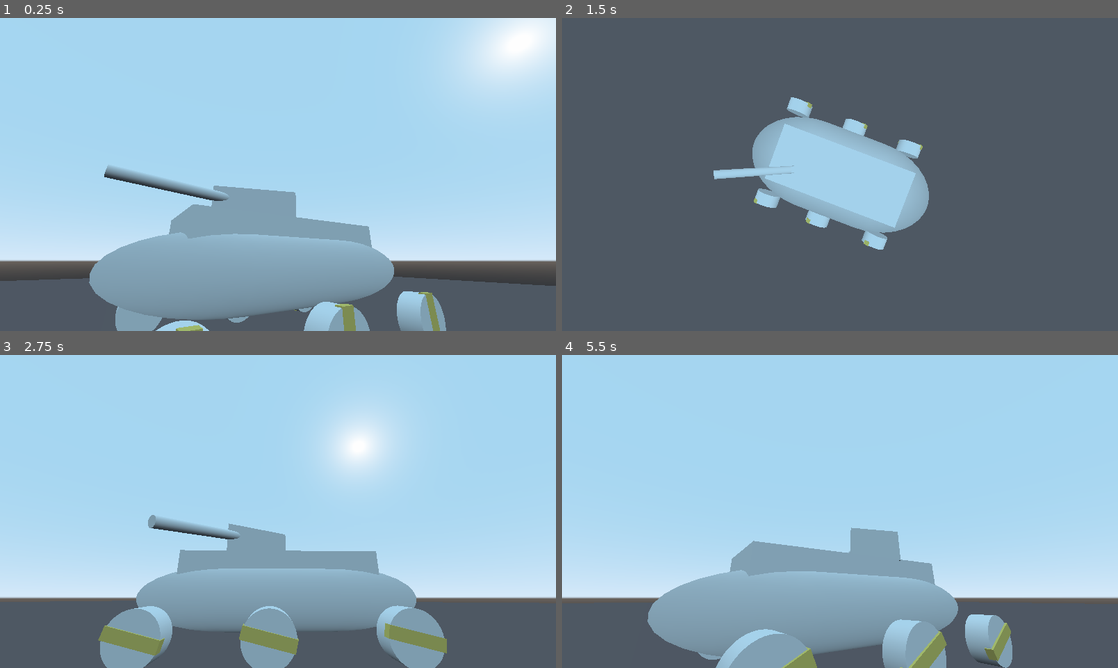
Above: before the commit, frames 1-4 (two rows, left to right).
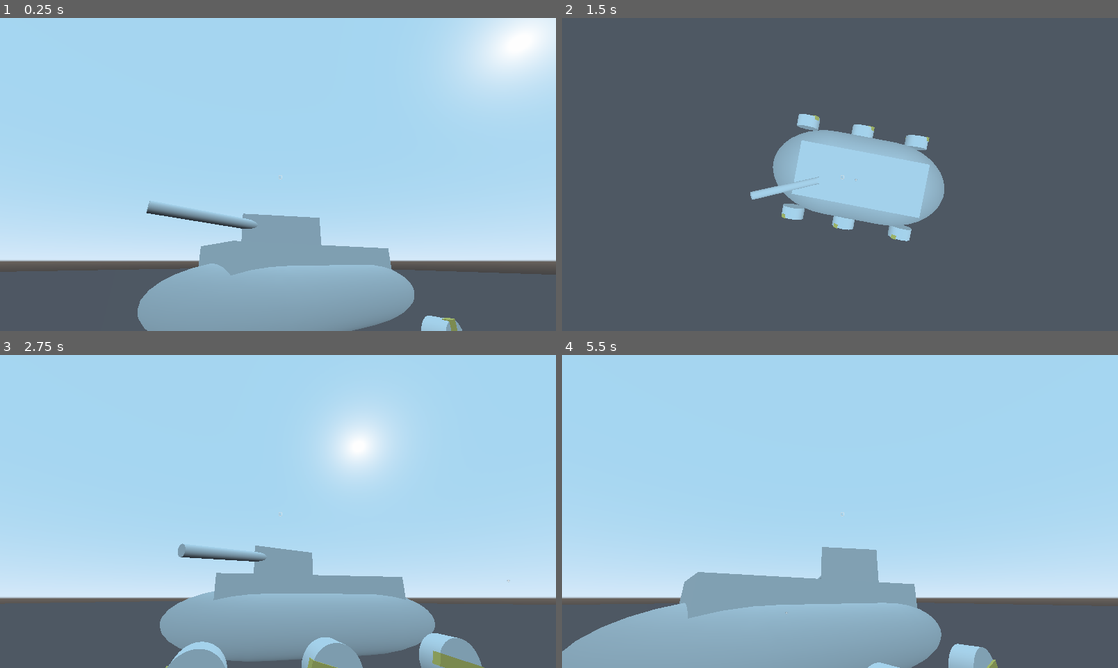
Above: after the commit, the same moments.

Repository: Lendevar/RAGTAG
Game: Godot game, scene res://Scenes/gameController.tscn
The game is run twice, just before and just after one commit, with the same random seed, the same clock (stepped at 60 frames per second) and the same inputs. Before the commit the project starts from res://Scenes/testPlane.tscn.
Inputs (mouse positions are in pixels of both pictures, inside the frame that each line leads up to):
- Up to frame 1 (0.25 s): no input
- Up to frame 2 (1.5 s): move the mouse to (962, 158) at 0.52 s; press the mouse at (962, 158) at 0.53 s; hold D (turn_right) 0.53-1.28 s; move the mouse to (728, 190) at 1.27 s; release the mouse at (728, 190) at 1.28 s; hold S (move_backward) from 1.28 s (still down); right-click (728, 190) at 1.35 s
- Up to frame 3 (2.75 s): click (166, 527) at 1.55 s; move the mouse to (333, 442) at 2.02 s; release S (move_backward) at 2.03 s; hold D (turn_right) from 2.03 s (still down); hold Mouse wheel down (scroll_down) from 2.03 s (still down); click (333, 442) at 2.3 s
- Up to frame 4 (5.5 s): move the mouse to (812, 574) at 2.77 s; release D (turn_right) at 2.78 s; release Mouse wheel down (scroll_down) at 2.78 s; hold W (move_forward) 2.78-3.53 s; tap Mouse wheel up (scroll_up) at 2.85 s; click (812, 574) at 3.05 s; move the mouse to (1006, 558) at 3.52 s; press the mouse at (1006, 558) at 3.53 s; hold A (turn_left) 3.53-5.03 s; move the mouse to (673, 464) at 4.27 s; release the mouse at (673, 464) at 4.28 s; click (673, 464) at 4.35 s; move the mouse to (867, 511) at 5.02 s; hold S (move_backward) from 5.03 s (still down); hold Right mouse button (mouse_right) from 5.03 s (still down); click (867, 511) at 5.3 s

The runs differ from the first frame. In frame 1, 15% of the frame differs, in the area x 0-100%, y 47-100%; in frame 2, 5.5%; in frame 3, 15%; in frame 4, 15%.

Commit message:
Made simple shooting, + minor changes to turning

Diff:
--- /dev/null
+++ b/Scenes/bullet.tscn
@@ -0,0 +1,18 @@
+[gd_scene load_steps=3 format=2]
+
+[sub_resource type="SphereMesh" id=2]
+
+[sub_resource type="SphereShape" id=3]
+radius = 0.120879
+
+[node name="bulletBody" type="RigidBody"]
+contacts_reported = 2
+contact_monitor = true
+
+[node name="MeshInstance" type="MeshInstance" parent="."]
+transform = Transform( 0.1, 0, 0, 0, 0.1, 0, 0, 0, 0.1, 0, 0, 0 )
+mesh = SubResource( 2 )
+material/0 = null
+
+[node name="CollisionShape" type="CollisionShape" parent="."]
+shape = SubResource( 3 )
--- /dev/null
+++ b/Scenes/gameController.tscn
@@ -0,0 +1,15 @@
+[gd_scene load_steps=5 format=2]
+
+[ext_resource path="res://Scenes/testPlane.tscn" type="PackedScene" id=1]
+[ext_resource path="res://Scenes/tankScene.tscn" type="PackedScene" id=2]
+[ext_resource path="res://gameController.gd" type="Script" id=3]
+[ext_resource path="res://Scenes/bullet.tscn" type="PackedScene" id=4]
+
+[node name="gameController" type="Spatial"]
+script = ExtResource( 3 )
+bulletScene = ExtResource( 4 )
+
+[node name="testPlane" parent="." instance=ExtResource( 1 )]
+
+[node name="tankScene" parent="." instance=ExtResource( 2 )]
+transform = Transform( 1, 0, 0, 0, 1, 0, 0, 0, 1, 0, 2.04103, 0 )
--- a/Scenes/tankRoot.tscn
+++ b/Scenes/tankRoot.tscn
@@ -1,8 +1,8 @@
-
 [gd_scene load_steps=11 format=2]
 
-[ext_resource path="res://Scenes/wheelBaseRoot.gd" type="Script" id=1]
-[ext_resource path="res://Scenes/tankRoot.gd" type="Script" id=2]
+[ext_resource path="res://Scripts/wheelBaseRoot.gd" type="Script" id=1]
+[ext_resource path="res://Scripts/tankRoot.gd" type="Script" id=2]
+
 
 
 [sub_resource type="CubeMesh" id=1]
--- a/Scenes/tankScene.tscn
+++ b/Scenes/tankScene.tscn
@@ -1,28 +1,28 @@
 [gd_scene load_steps=12 format=2]
 
-[ext_resource path="res://Scenes/wheelBaseRoot.gd" type="Script" id=1]
-[ext_resource path="res://Scenes/tankRoot.gd" type="Script" id=2]
+[ext_resource path="res://Scripts/wheelBaseRoot.gd" type="Script" id=1]
+[ext_resource path="res://Scripts/tankRoot.gd" type="Script" id=2]
 
 [sub_resource type="CubeMesh" id=1]
 
 [sub_resource type="ConvexPolygonShape" id=2]
 points = PoolVector3Array( -1, 1, 1, 1, 1, -1, 1, 1, 1, -1, 1, -1, -1, -1, 1, 1, -1, -1, 1, -1, 1, -1, -1, -1, 1, 1, 1, -1, 1, -1, 1, 1, -1, -1, 1, 1, 1, -1, 1, -1, -1, -1, 1, -1, -1, -1, -1, 1, 1, 1, 1, -1, -1, 1, -1, 1, 1, 1, -1, 1, 1, 1, -1, -1, -1, -1, -1, 1, -1, 1, -1, -1 )
 
-[sub_resource type="PrismMesh" id=8]
-
-[sub_resource type="CylinderMesh" id=9]
-
-[sub_resource type="CylinderMesh" id=3]
-
-[sub_resource type="CubeMesh" id=4]
-
-[sub_resource type="SpatialMaterial" id=5]
+[sub_resource type="PrismMesh" id=3]
+
+[sub_resource type="CylinderMesh" id=4]
+
+[sub_resource type="CylinderMesh" id=5]
+
+[sub_resource type="CubeMesh" id=6]
+
+[sub_resource type="SpatialMaterial" id=7]
 albedo_color = Color( 0.972549, 0.878431, 0.45098, 1 )
 
-[sub_resource type="ConvexPolygonShape" id=6]
+[sub_resource type="ConvexPolygonShape" id=8]
 points = PoolVector3Array( 0, 0, 1.5, 0, 0, 1.5, 0, 0, 1.5, 0, 0, 1.5, 0, 0, 1.5, 0, 0, 1.5, 0, 0, 1.5, 0, 0, 1.5, 0, 0 …(56481 unchanged characters)…
 
-[sub_resource type="CapsuleMesh" id=7]
+[sub_resource type="CapsuleMesh" id=9]
 
 [node name="tankScene" type="Spatial"]
 script = ExtResource( 2 )
@@ -51,8 +51,16 @@
 
 [node name="MeshInstance" type="MeshInstance" parent="tankBody/turretBody/barrelBody"]
 transform = Transform( 0.05, 0, 0, 0, -2.18557e-08, -0.05, 0, 0.5, -2.18557e-09, -4.47804e-08, 0, -0.512228 )
-mesh = SubResource( 9 )
-material/0 = null
+mesh = SubResource( 4 )
+material/0 = null
+
+[node name="muzzlePoint" type="Spatial" parent="tankBody/turretBody/barrelBody"]
+transform = Transform( 1, 0, 0, 0, 1, 0, 0, 0, 1, -8.94198e-08, 0, -1.02284 )
+
+[node name="RayCast" type="RayCast" parent="tankBody/turretBody/barrelBody"]
+transform = Transform( 1, 0, 0, 0, 1, 0, 0, 0, 1, -9.02146e-08, 0, -1.03193 )
+enabled = true
+cast_to = Vector3( 0, 0, -200 )
 
 [node name="barrelPointer" type="Spatial" parent="tankBody/turretBody"]
 
@@ -68,6 +76,24 @@
 enabled = true
 cast_to = Vector3( 0, 0, -200 )
 
+[node name="lblCenter" type="Label" parent="cameraRoot/ClippedCamera"]
+margin_right = 40.0
+margin_bottom = 14.0
+text = "+"
+__meta__ = {
+"_edit_use_anchors_": false
+}
+
+[node name="lblO" type="Label" parent="cameraRoot/ClippedCamera"]
+margin_left = -2.0
+margin_top = 1.0
+margin_right = 40.0
+margin_bottom = 14.0
+text = "O"
+__meta__ = {
+"_edit_use_anchors_": false
+}
+
 [node name="PinJointBodyWithWheelBase" type="Generic6DOFJoint" parent="."]
 nodes/node_a = NodePath("../tankBody")
 nodes/node_b = NodePath("../wheelBaseRoot")
@@ -75,7 +101,7 @@
 [node name="wheelBaseRoot" type="VehicleBody" parent="."]
 mass = 75.0
 script = ExtResource( 1 )
-arrayWheels = [ NodePath(""), NodePath(""), NodePath(""), NodePath(""), NodePath(""), NodePath("") ]
+arrayWheels = [ NodePath("wheelLeftFront"), NodePath("wheelRightFront"), NodePath("wheelRightMiddle"), NodePath("wheelRightBack"), NodePath("wheelLeftMiddle"), NodePath("wheelLeftBack") ]
 
 [node name="wheelLeftFront" type="VehicleWheel" parent="wheelBaseRoot"]
 transform = Transform( 1, 0, 0, 0, 1, 0, 0, 0, 1, -0.905372, -0.506711, -0.960706 )
--- a/Scenes/testPlane.tscn
+++ b/Scenes/testPlane.tscn
@@ -1,9 +1,4 @@
-[gd_scene load_steps=5 format=2]
-
-
-[ext_resource path="res://Scenes/tankScene.tscn" type="PackedScene" id=1]
-
-
+[gd_scene load_steps=4 format=2]
 
 [sub_resource type="BoxShape" id=1]
 extents = Vector3( 1, 4.15135, 1 )
@@ -25,7 +20,3 @@
 transform = Transform( 0.999999, 1.59256e-06, -0.00065165, -0.415524, 0.999999, 0.28386, 0.000894932, -1.49072e-06, 1, 0, 0, 0 )
 mesh = SubResource( 2 )
 material/0 = SubResource( 3 )
-
-
-[node name="tankScene" parent="." instance=ExtResource( 1 )]
-transform = Transform( 1, 0, 0, 0, 1, 0, 0, 0, 1, 0, 3.64145, 0 )
--- a/Scenes/tankRoot.gd
+++ b/Scripts/tankRoot.gd
@@ -19,6 +19,7 @@
 var collPoint = Vector3()
 var collObj = Spatial
 
+signal shoot
 
 func _ready():
 	Input.set_mouse_mode(Input.MOUSE_MODE_HIDDEN)
@@ -29,8 +30,8 @@
 
 	get_viewport().warp_mouse(screensize / 2)
 
-	$cameraRoot.global_transform.origin = $tankBody.global_transform.origin
-	$cameraRoot.global_transform.origin.y = $tankBody.global_transform.origin.y + 0.75
+	$cameraRoot.global_transform.origin = $tankBody/turretBody.global_transform.origin
+	$cameraRoot.global_transform.origin.y = $tankBody/turretBody.global_transform.origin.y + 0.75
 
 	mousepos = $cameraRoot/ClippedCamera.get_viewport().get_mouse_position()
 
@@ -66,6 +67,12 @@
 		if $cameraRoot.scale.x < 1.9:
 			$cameraRoot.scale *= 1.1
 
+	if event.is_action_pressed("mouse_left"):
+		var releasePoint = $tankBody/turretBody/barrelBody/muzzlePoint.global_transform.origin
+		var targetPoint = $tankBody/turretBody/barrelBody/RayCast.get_collision_point()
+
+		emit_signal("shoot", releasePoint, targetPoint)
+
 
 func moveForwardBackward():
 	if Input.is_action_pressed("move_backward"):
@@ -84,25 +91,35 @@
 	else:
 		$wheelBaseRoot.engine_force = 0.01
 
+var turnPossible = false
 
 func turnLeftRight():
-	if Input.is_action_pressed("turn_left"):
-		var actuallTorque = (
-			torqueForce
-			* (torqueForce - $tankBody.linear_velocity.length() * 100)
-			/ torqueForce
-		)
+	for wheel in $wheelBaseRoot.arrayWheels:
+		wheel = $wheelBaseRoot.get_node(wheel)
+		if wheel.is_in_contact():
+			turnPossible = true
+			break
+		else:
+			turnPossible = false
 
-		$tankBody.add_torque(Vector3(0, 1, 0) * actuallTorque)
+	if turnPossible == true:
+		if Input.is_action_pressed("turn_left"):
+			var actuallTorque = (
+				torqueForce
+				* (torqueForce - $tankBody.linear_velocity.length() * 100)
+				/ torqueForce
+			)
 
-	if Input.is_action_pressed("turn_right"):
-		var actuallTorque = (
-			torqueForce
-			* (torqueForce - $tankBody.linear_velocity.length() * 100)
-			/ torqueForce
-		)
+			$tankBody.add_torque(Vector3(0, 1, 0) * actuallTorque)
 
-		$tankBody.add_torque(Vector3(0, -1, 0) * actuallTorque)
+		if Input.is_action_pressed("turn_right"):
+			var actuallTorque = (
+				torqueForce
+				* (torqueForce - $tankBody.linear_velocity.length() * 100)
+				/ torqueForce
+			)
+
+			$tankBody.add_torque(Vector3(0, -1, 0) * actuallTorque)
 
 
 func turnTurret():
@@ -162,6 +179,9 @@
 		else:
 			$tankBody/turretBody/barrelBody.rotate_x(deg2rad(-barrelTurnSpeed))
 
+	var targetPoint = $tankBody/turretBody/barrelBody/RayCast.get_collision_point()
+	$cameraRoot/ClippedCamera/lblCenter.rect_position = $cameraRoot/ClippedCamera.unproject_position(targetPoint)
+	$cameraRoot/ClippedCamera/lblO.rect_position = screensize / 2
 
 func _process(delta):
 	rotateCamera()
--- /dev/null
+++ b/Singletones/PlayerInfo.gd
@@ -0,0 +1,7 @@
+extends Node
+
+var hp = 100
+var inventory = []
+
+func _ready():
+	pass # Replace with function body.
--- /dev/null
+++ b/gameController.gd
@@ -0,0 +1,54 @@
+extends Spatial
+
+export (PackedScene) var bulletScene
+var arrayBullets = []
+
+class bullet:
+	var damage = 10
+	var speed = 0.2
+	var model
+	var trajectory
+	var follow
+
+func _ready():
+	$tankScene.connect("shoot", self, "shootRequested")
+
+
+func shootRequested(muzzle, target):
+	var newBullet = bullet.new()
+	newBullet.model = bulletScene.instance()
+	newBullet.trajectory = Path.new()
+	newBullet.follow = PathFollow.new()
+	newBullet.follow.loop = false
+
+	newBullet.trajectory.add_child(newBullet.follow)
+	newBullet.follow.add_child(newBullet.model)
+
+	newBullet.trajectory.curve.add_point(muzzle)
+	newBullet.trajectory.curve.add_point(target)
+
+	add_child(newBullet.trajectory)
+	newBullet.model.connect("body_entered", self, "bulletHitSomething")
+
+	arrayBullets += [newBullet]
+
+func moveBullets():
+	var arrayToErase = []
+
+	for bullet in arrayBullets:
+		bullet.follow.offset += bullet.speed
+
+		if bullet.follow.unit_offset == 1:
+			remove_child(bullet.trajectory)
+			arrayToErase += [bullet]
+
+	for bullet in arrayToErase:
+		arrayBullets.erase(bullet)
+
+	arrayToErase.clear()
+
+func bulletHitSomething(whatIsHit):
+	print("Hit detected! ", whatIsHit)
+
+func _process(delta):
+	moveBullets()
--- a/project.godot
+++ b/project.godot
@@ -11,8 +11,12 @@
 [application]
 
 config/name="[G,C]U[N,M]"
-run/main_scene="res://Scenes/testPlane.tscn"
+run/main_scene="res://Scenes/gameController.tscn"
 config/icon="res://icon.png"
+
+[autoload]
+
+PlayerInfo="*res://Singletones/PlayerInfo.gd"
 
 [display]
 
@@ -56,6 +60,11 @@
 "events": [ Object(InputEventMouseButton,"resource_local_to_scene":false,"resource_name":"","device":0,"alt":false,"shi …(212 unchanged characters)…
  ]
 }
+mouse_left={
+"deadzone": 0.5,
+"events": [ Object(InputEventMouseButton,"resource_local_to_scene":false,"resource_name":"","device":0,"alt":false,"shift":false,"control":false,"meta":false,"command":false,"button_mask":0,"position":Vector2( 0, 0 ),"global_position":Vector2( 0, 0 ),"factor":1.0,"button_index":1,"pressed":false,"doubleclick":false,"script":null)
+ ]
+}
 
 [physics]
 
Not shown: 7 places in Scenes/tankScene.tscn that only renumber resources
Renamed: Scenes/wheelBaseRoot.gd -> Scripts/wheelBaseRoot.gd
